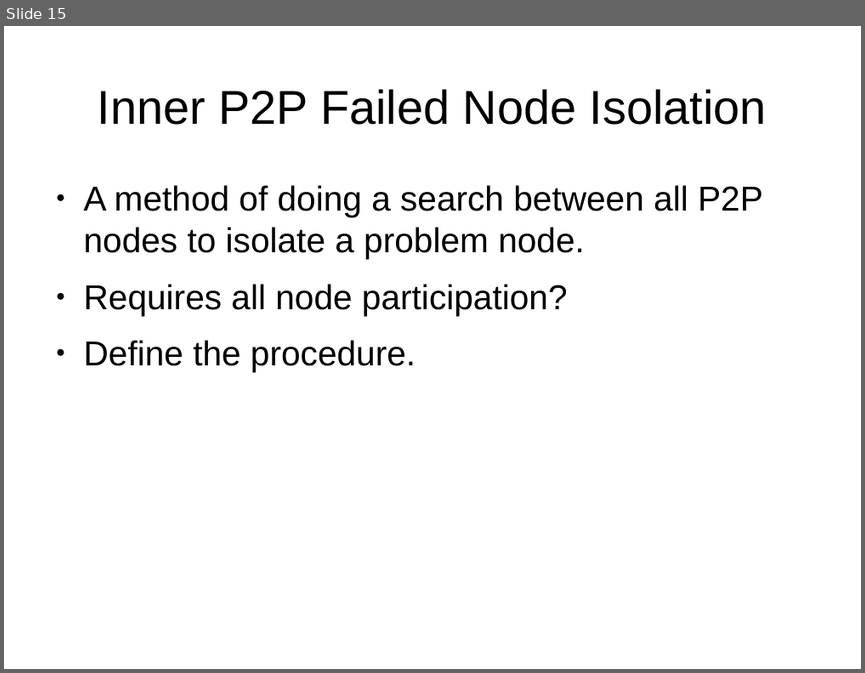
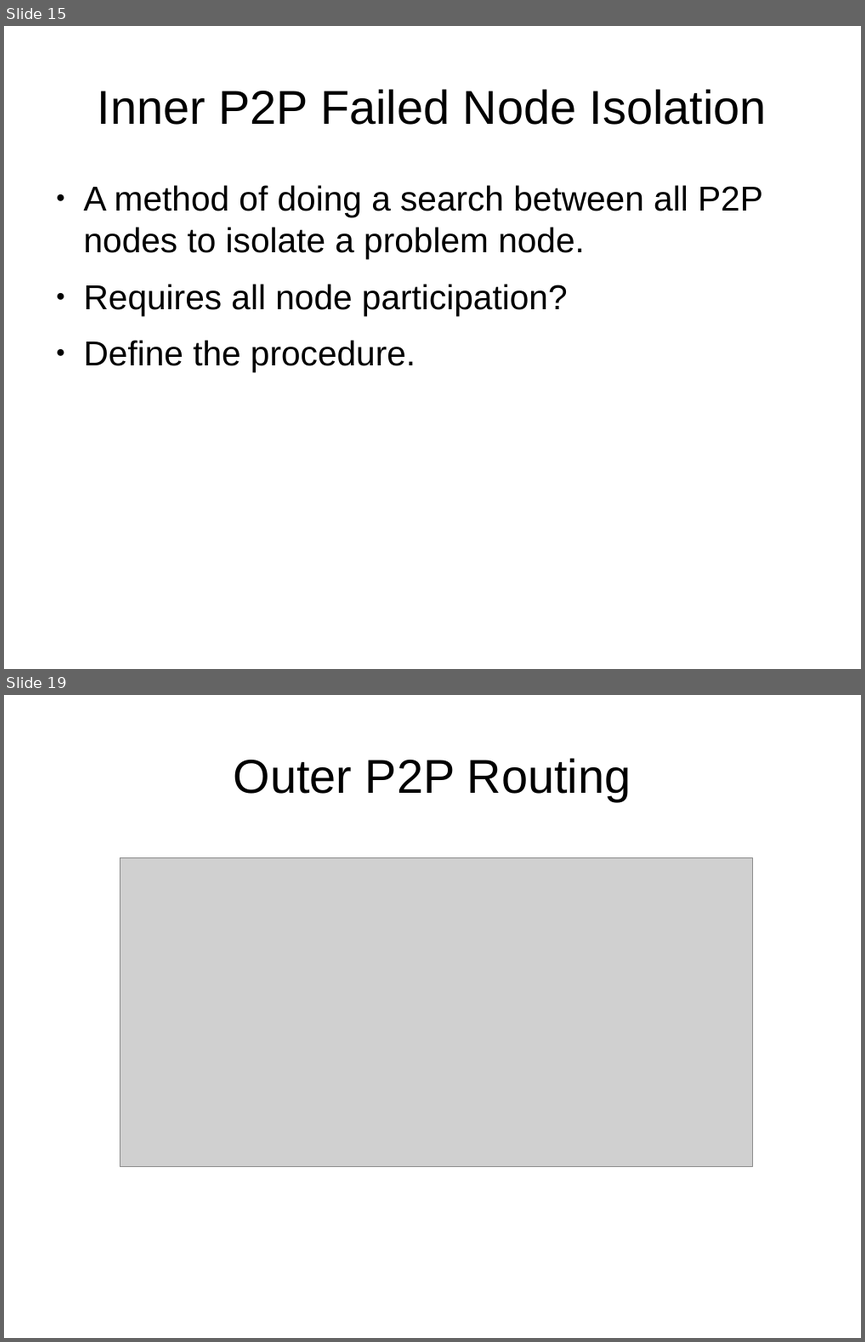
Before and after one commit to 8bitgeek/hive, a slide deck: docs/hive-slides.odp. Shown one above the other, each under a label of ours: slide 15 before the commit, slides 15 and 19 after it; the slides between them are not shown. The pictures are 865x673 and 865x1342 pixels, drawn with LibreOffice and Linux fonts; fonts in the diff are those of the drawing; grey boxes stand for pictures; background and template pictures are left out. Boxes give left, top, right and bottom in pixels: in the first picture for what was removed or moved away, otherwise in the second. Text is boxed around its words. In the diff, an @@ line names an element or a change of style, - is before the commit and + after.

```diff
--- a/docs/hive-slides.odp
+++ b/docs/hive-slides.odp
@@ slide 19 added at <box>4,695,861,1338</box>, background #FFFFFF @@
@@ title added at <box>234,758,630,801</box>, 44 pt, text #000000 @@
+Outer P2P Routing
@@ picture added at <box>120,857,753,1166</box> @@
```
Also in this commit, not shown: 2 slides changed, 3 other slides added.
